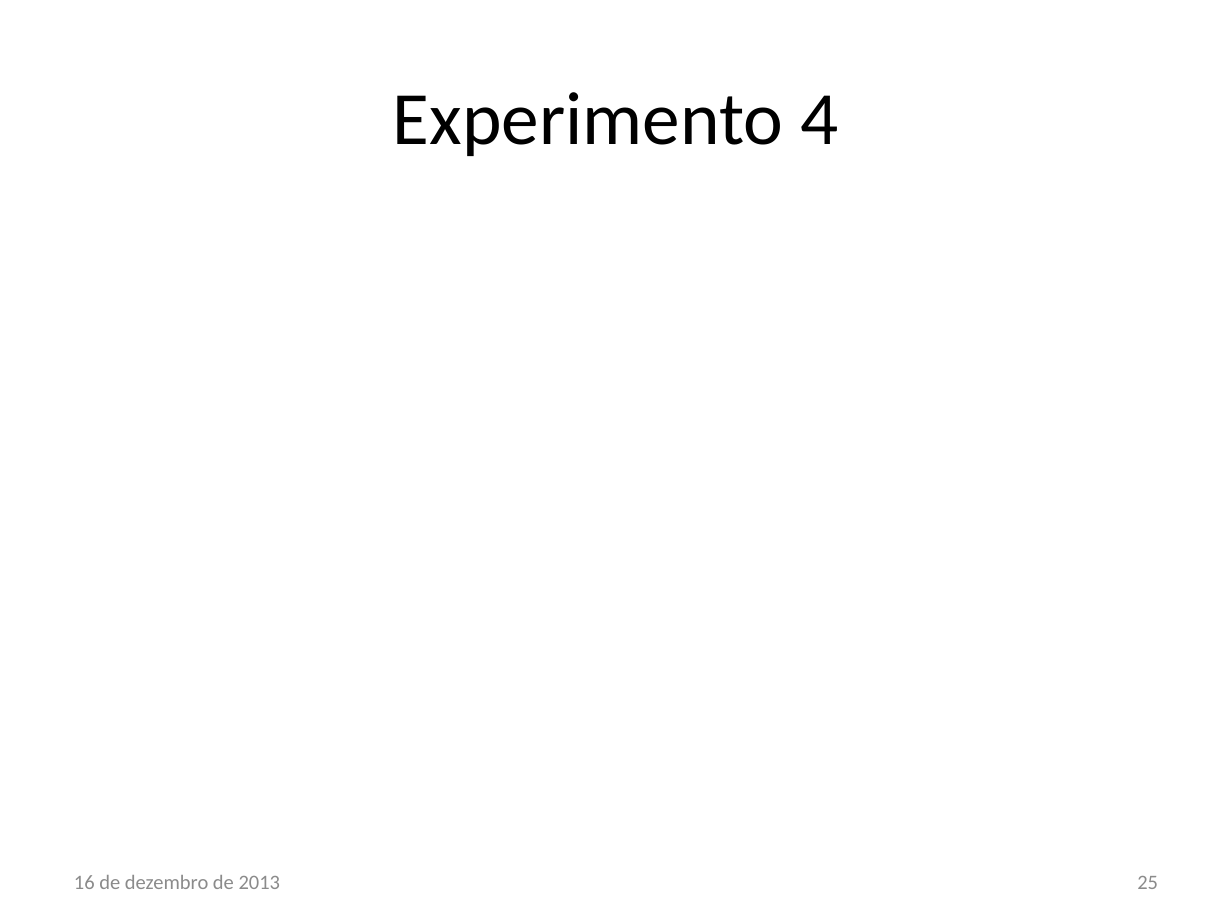
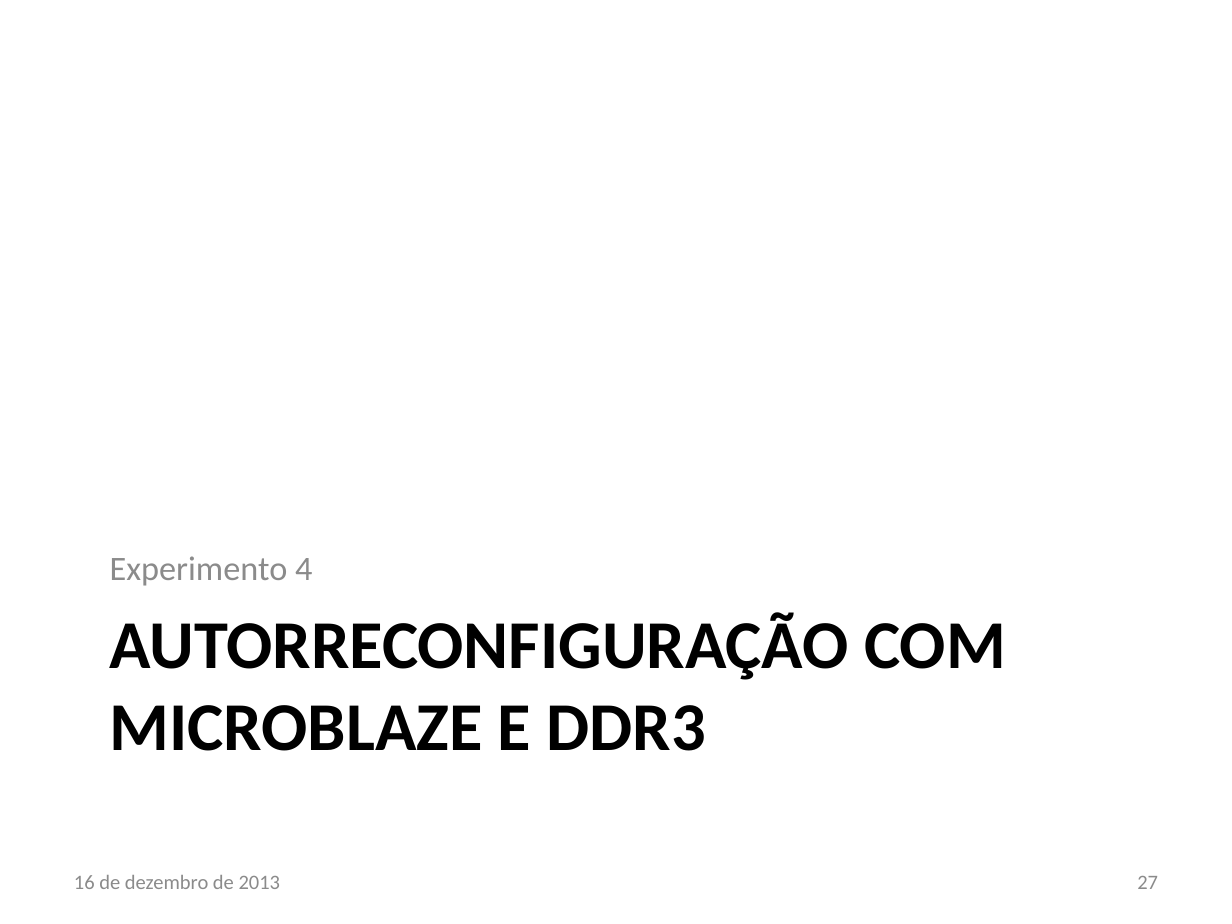
Before and after one commit to lsoliveira459/tg2, a slide deck: slide 27 of Apresentação/Estudo e Implementação de Reconfiguração Dinâmica.pptx (slide 25 before the commit). Drawn at 1232x924 pixels with LibreOffice and Linux fonts; fonts in the diff are those of the drawing; background and template pictures are left out. Boxes give left, top, right and bottom in pixels: in the first picture for what was removed or moved away, otherwise in the second. Text is boxed around its words. In the diff, an @@ line names an element or a change of style, - is before the commit and + after.

```diff
--- a/Apresentação/Estudo e Implementação de Reconfiguração Dinâmica.pptx
+++ b/Apresentação/Estudo e Implementação de Reconfiguração Dinâmica.pptx
@@ text "Experimento 4": place and size @@
-text "Experimento 4" at (393,92,838,156)
+text "Experimento 4" at (110,556,312,586)
@@ text "Experimento 4" at (110,556,312,586): size 44 to 20 pt, text colour #000000 to #8C8C8C; alignment centre to left; more space between paragraphs; vertical alignment middle to bottom @@
@@ title added at (110,612,1006,751), 40 pt, text #000000, bold @@
+AUTORRECONFIGURAÇÃO COM MICROBLAZE E DDR3
@@ page number at (1137,876,1158,889): text changed @@
-25
+27
```
Also in this commit, not shown: 3 other slides changed, 3 slides added, 4 other files.
